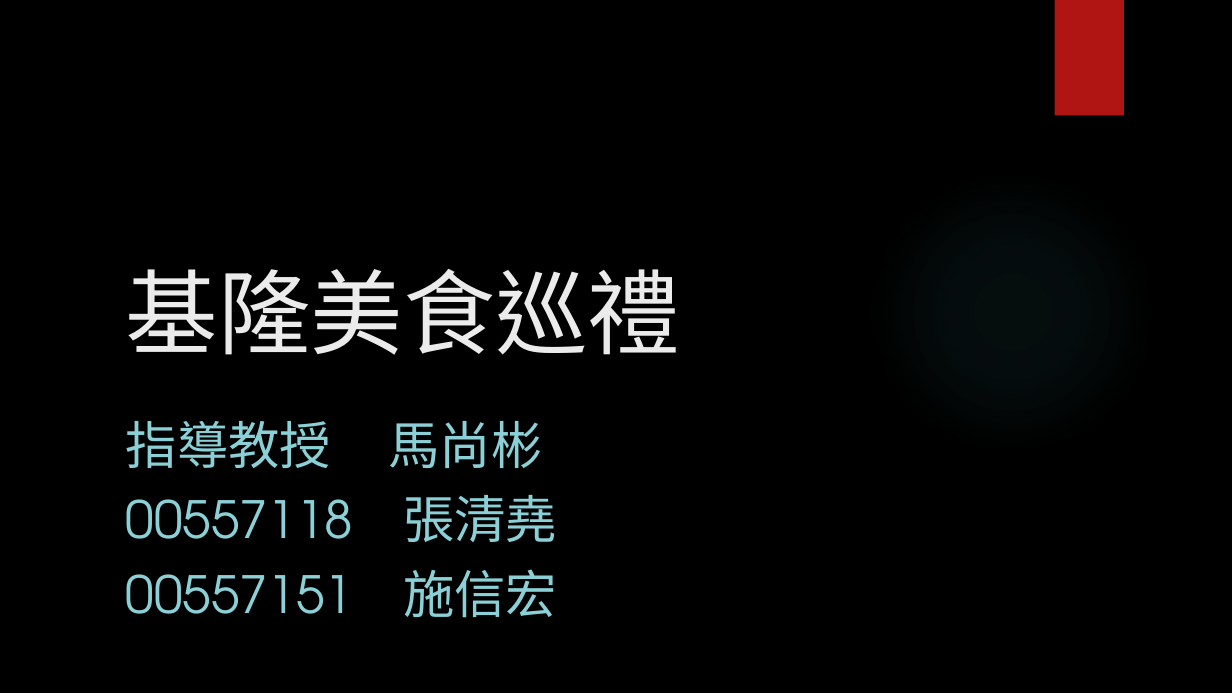
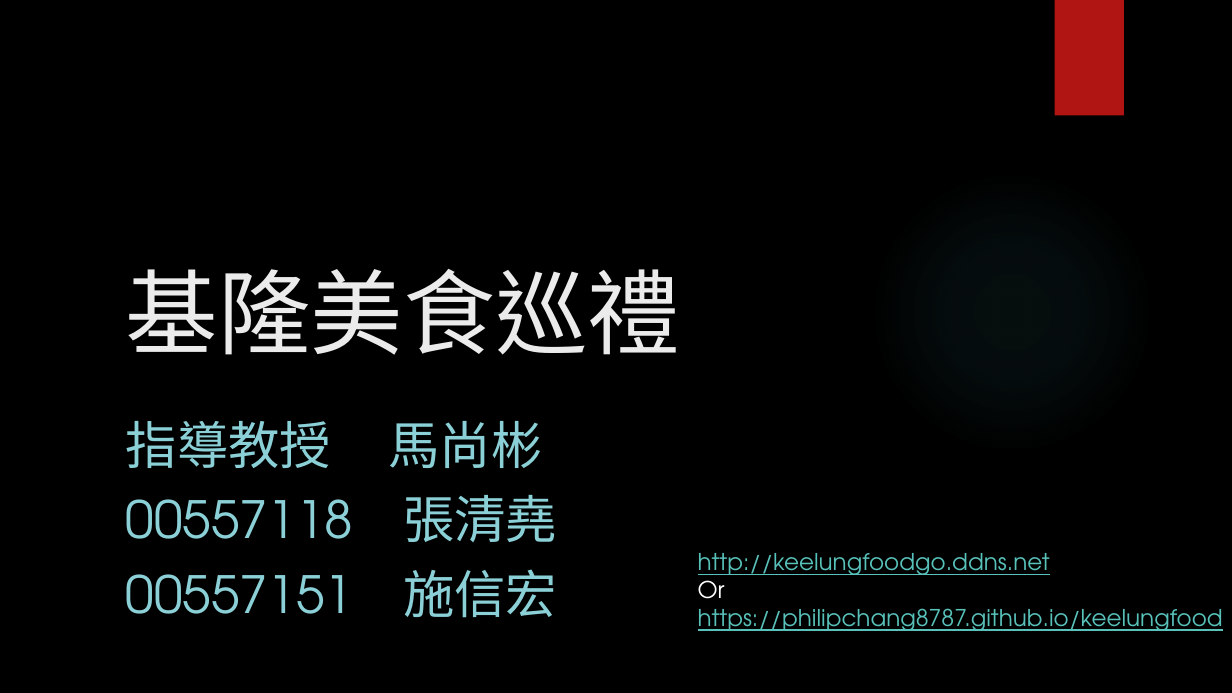
Before and after one commit to Yaoderrr/keelungfood, a slide deck: slide 1 of 報告.pptx. Drawn at 1232x693 pixels with LibreOffice and Linux fonts; fonts in the diff are those of the drawing; background and template pictures are left out. Boxes give left, top, right and bottom in pixels: in the first picture for what was removed or moved away, otherwise in the second. Text is boxed around its words. In the diff, an @@ line names an element or a change of style, - is before the commit and + after.

```diff
--- a/報告.pptx
+++ b/報告.pptx
@@ text added at (698,553,1223,631), 18 pt, text #58C1BA, underline @@
+http://keelungfoodgo.ddns.net
+Or
+https://philipchang8787.github.io/keelungfood
```
Also in this commit, not shown: 3 other slides changed, 1 slide added, 5 other files.
